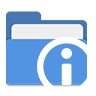
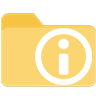
Two versions of the same layered image (w=96, h=96). Layer-by-layer changes:
painted on "information-icon-pngrepo-com" over [35, 28, 96, 87]
added layer "圖層 1" above "folder icon" over [1, 12, 96, 87]
hid "folder icon" over [6, 11, 87, 87]